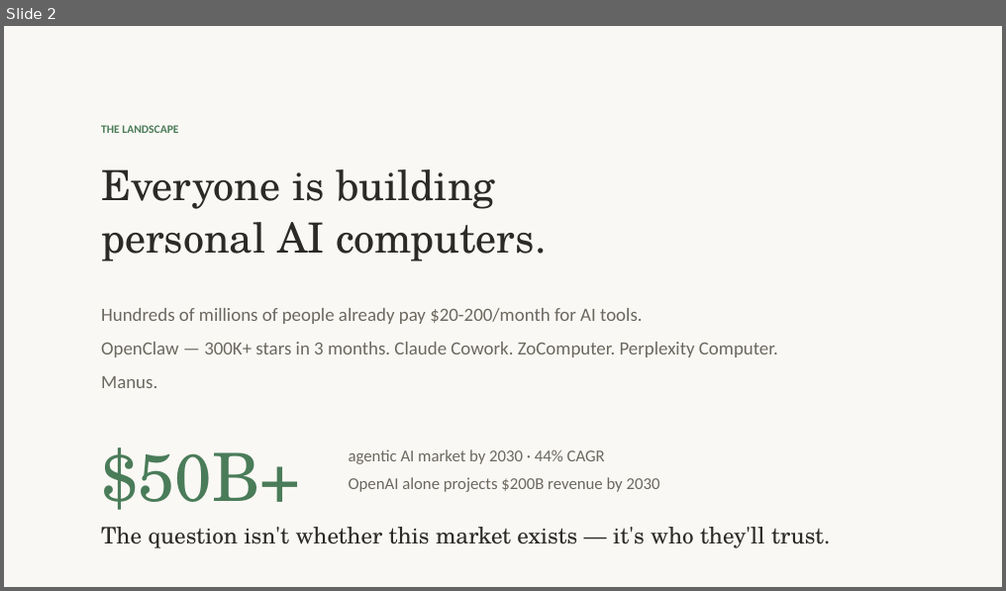
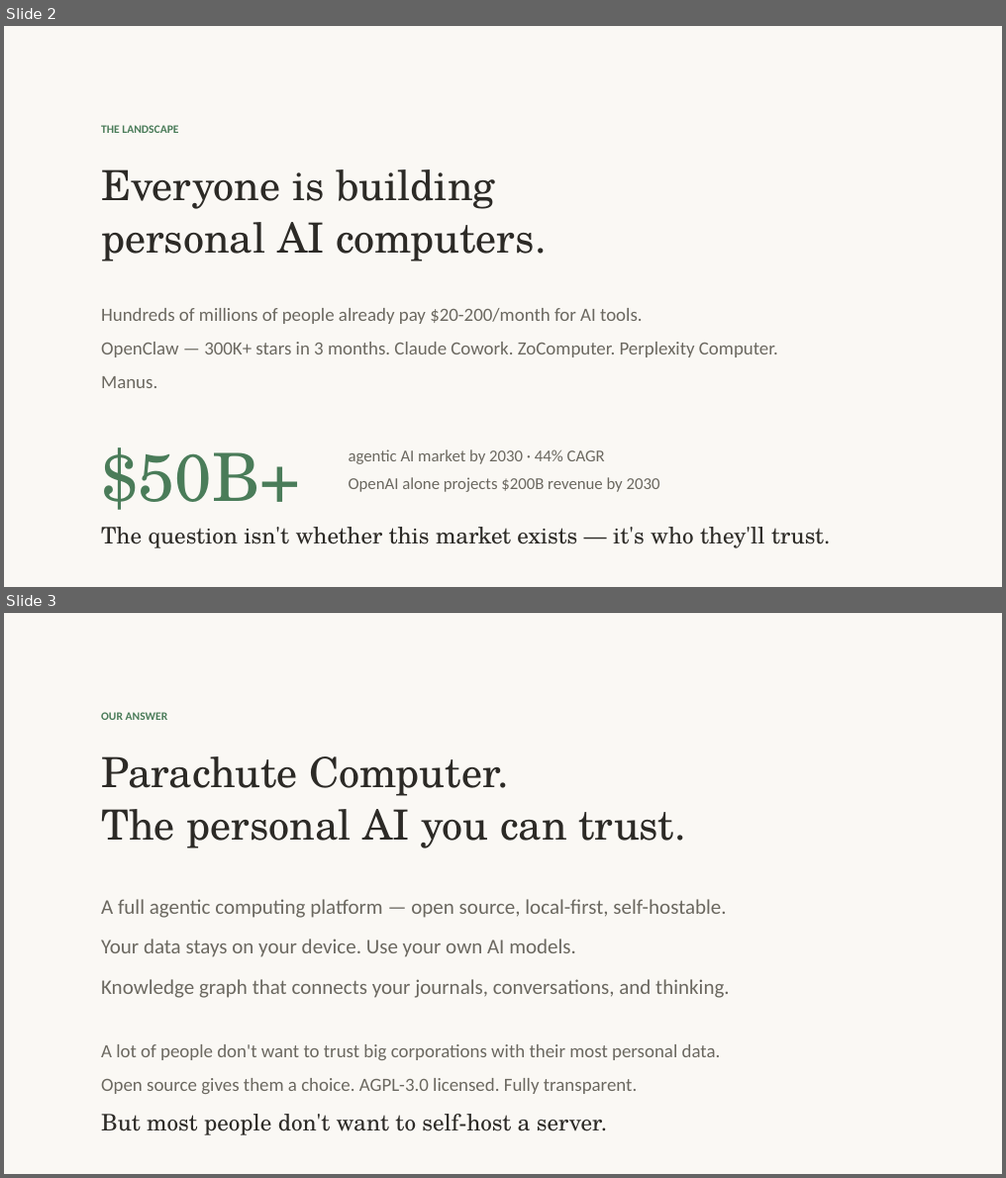
Before and after one commit to OpenParachutePBC/parachute-computer, a slide deck: nvc-pitch-deck.pptx. Shown one above the other, each under a label of ours: slide 2 before the commit, slides 2 and 3 after it. The pictures are 1006x591 and 1006x1178 pixels, drawn with LibreOffice and Linux fonts; fonts in the diff are those of the drawing. Boxes give left, top, right and bottom in pixels: in the first picture for what was removed or moved away, otherwise in the second. Text is boxed around its words. In the diff, an @@ line names an element or a change of style, - is before the commit and + after.

```diff
--- a/nvc-pitch-deck.pptx
+++ b/nvc-pitch-deck.pptx
@@ slide 3 added at [4, 613, 1002, 1174], background #FAF8F4 @@
@@ text added at [101, 712, 168, 720], 11 pt, text #4A7C59, bold @@
+OUR ANSWER
@@ text added at [101, 757, 686, 849], 40 pt, text #2C2A26 @@
+Parachute Computer.
+The personal AI you can trust.
@@ text added at [101, 899, 730, 998], 20 pt, text #6B6860 @@
+A full agentic computing platform — open source, local-first, self-hostable.
+Your data stays on your device. Use your own AI models.
+Knowledge graph that connects your journals, conversations, and thinking.
@@ text added at [101, 1045, 721, 1094], 18 pt, text #6B6860 @@
+A lot of people don't want to trust big corporations with their most personal data.
+Open source gives them a choice. AGPL-3.0 licensed. Fully transparent.
@@ text added at [101, 1114, 607, 1136], 22 pt, text #2C2A26 @@
+But most people don't want to self-host a server.
```
Also in this commit, not shown: 1 slide changed, 2 other files.
